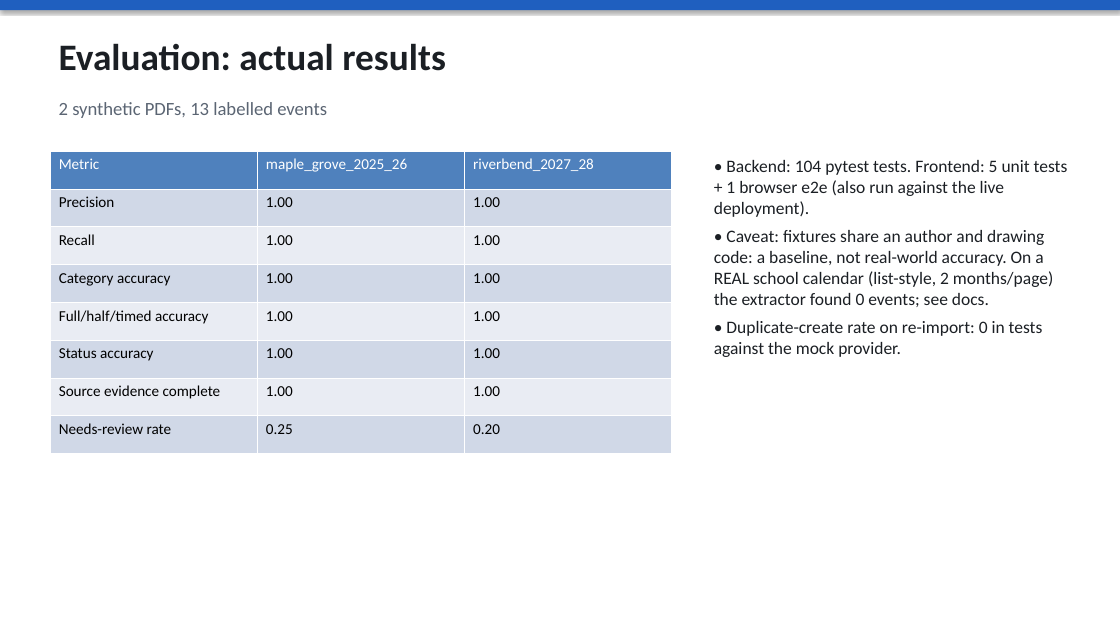
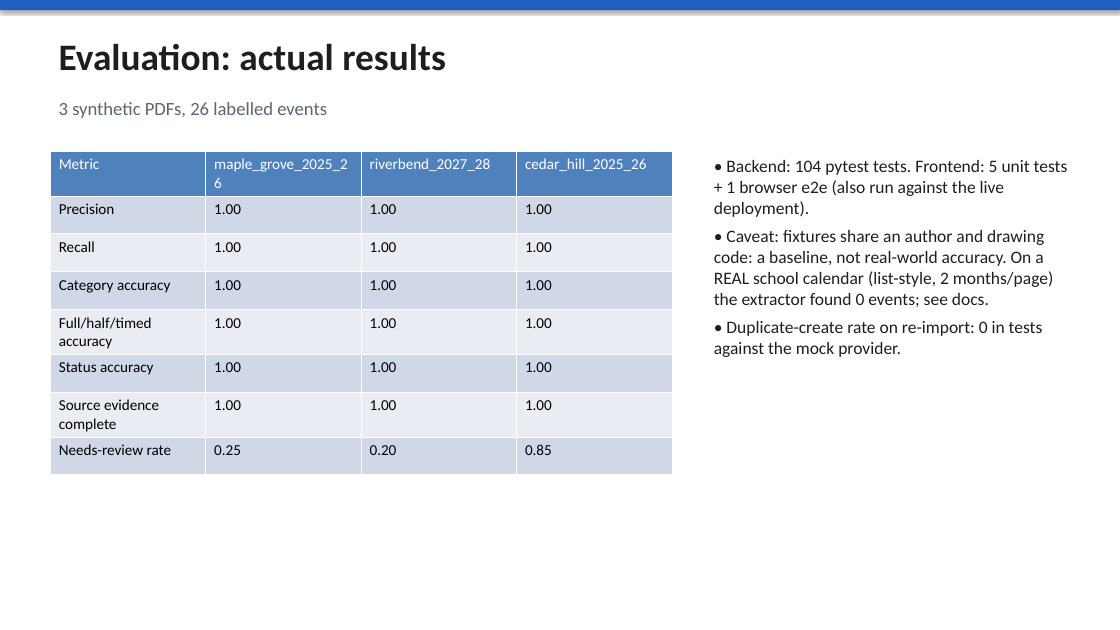
Before and after one commit to rallwins/school-sync-ai, a slide deck: slide 8 of presentation/SchoolSync-AI.pptx. Drawn at 1120x630 pixels with LibreOffice and Linux fonts; fonts in the diff are those of the drawing. Boxes give left, top, right and bottom in pixels: in the first picture for what was removed or moved away, otherwise in the second. Text is boxed around its words. In the diff, an @@ line names an element or a change of style, - is before the commit and + after.

```diff
--- a/presentation/SchoolSync-AI.pptx
+++ b/presentation/SchoolSync-AI.pptx
@@ text at [59,102,327,118]: text changed @@
-2 synthetic PDFs, 13 labelled events
+3 synthetic PDFs, 26 labelled events
@@ table at [50,151,672,459] @@
+column 4: cedar_hill_2025_26 | 1.00 | 1.00 | 1.00 | 1.00 | 1.00 | 1.00 | 0.85
```
Also in this commit, not shown: 8 other files.
